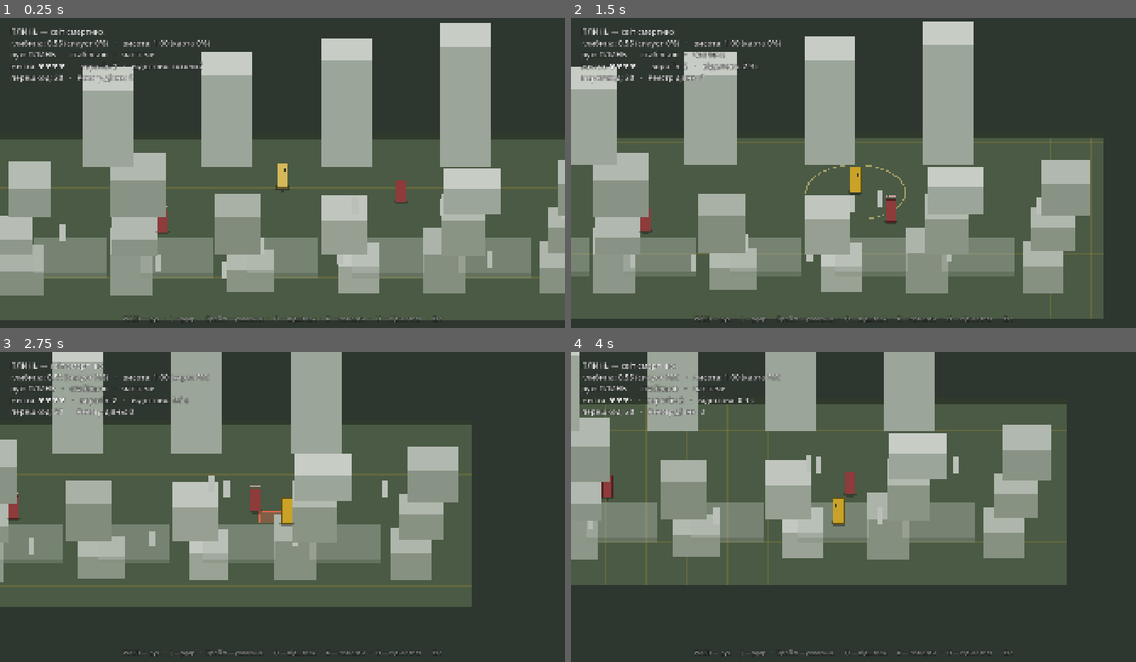
Above: before the commit, frames 1-4 (two rows, left to right).
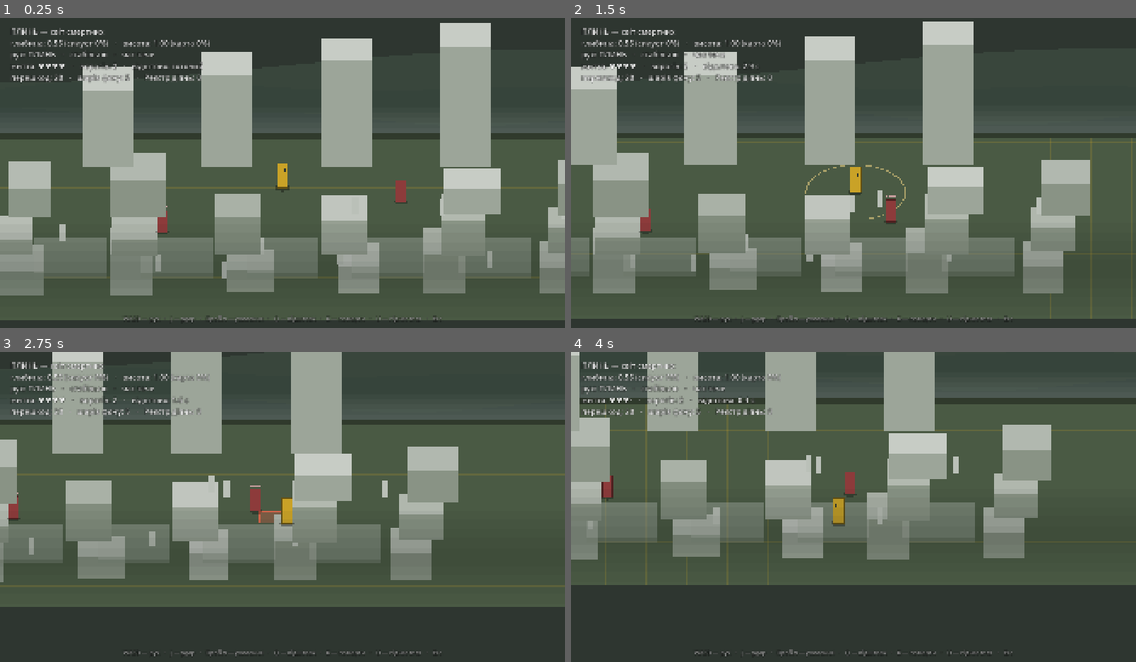
Above: after the commit, the same moments.

Repository: SupremeDragon/tryzna
Game: Godot game, scene res://scenes/main.tscn
Two runs of this game, one before a commit and one after it. Both use one fixed random seed, a clock stepped at 60 frames per second and the inputs below.
Inputs (mouse positions are in pixels of both pictures, inside the frame that each line leads up to):
- Up to frame 1 (0.25 s): no input
- Up to frame 2 (1.5 s): move the mouse to (977, 160) at 0.52 s; hold D (move_right) 0.53-1.28 s; tap Space (jump) at 0.6, 0.77, 1.07 s; click (977, 160) at 0.67 s; move the mouse to (740, 191) at 1.27 s; hold S (move_down) from 1.28 s (still down); tap Q (ability) at 1.35 s
- Up to frame 3 (2.75 s): tap Space (jump) at 1.52, 1.55, 1.82, 2.3 s; move the mouse to (339, 441) at 2.02 s; release S (move_down) at 2.03 s; hold D (move_right) from 2.03 s (still down); tap J (attack) at 2.1 s
- Up to frame 4 (4 s): move the mouse to (825, 575) at 2.77 s; release D (move_right) at 2.78 s; hold W (move_up) 2.78-3.53 s; tap E (interact) at 2.85 s; click (825, 575) at 2.92 s; tap Space (jump) at 3.02, 3.05, 3.32, 3.6, 3.77 s; move the mouse to (1023, 559) at 3.52 s; hold A (move_left) from 3.53 s (still down)

The runs differ from the first frame. In frame 1, 7.3% of the frame differs, in the area x 0-100%, y 17-88%; in frame 2, 10%; in frame 3, 15%, in the area x 0-100%, y 16-83%; in frame 4, 13%.

Commit message:
Паралакс у прототипі + еталони стилю в git
Паралакс на сірих смугах, щоб побачити ефект до генерації арту під нього.
Сила паралаксу різна в кожному світі, і це знову наша вісь:

- НИЦЬ — 5 шарів. Сайд-скрол, камера їздить горизонтально; саме для
  цього випадку паралакс і вигадали.
- ПЛИНЬ — 3 позаду + 1 попереду. У трьох чвертях далина лежить углиб,
  а не вбік, тому більше шарів не читається.
- ВИСІ — жодного, і це рішення. У карти немає глибини; щойно фон поїде
  повільніше, карта стане пейзажем.

Дефекти, знайдені на знімках і виправлені:
- пагорби заливали низ екрана, і крізь них проступав край плити землі —
  тепер закриваються на горизонті
- межа ходьби вужча за землю, щоб край плити не потрапляв у кадр
- гравець блимав на респауні (revive давав невразливість)
- заграва читалася смугою — тепер кілька вкладених смуг із мʼяким краєм

Еталони стилю перенесено в art_src/approved/ і додано в git: втратити
їх означало б втратити стиль. raw/ лишається поза git.

art_src/02-шари-фону.md — промпти на пласкі шари. Головне правило:
не можна попросити «шар 3 з 5 цієї сцени», кожен шар замовляється
окремою картинкою без перспективи.

Журнал: дві мої попередні оцінки виправлено після перегляду в повній
роздільності (камера в Плині нормальна, край плато вже наполовину камінь).

Co-Authored-By: Claude Opus 5 <noreply@anthropic.com>

Diff:
--- a/game/scenes/main.gd
+++ b/game/scenes/main.gd
@@ -66,6 +66,39 @@
 			0.0
 		)
 
+## Смуга заднього плану. Рухається повільніше за світ — і від цього світ
+## здається глибоким, хоча жодної глибини в ньому немає.
+##
+## `parallax`: 0 — шар приклеєний до камери (нескінченно далеко),
+##             1 — живе у світі нарівні з гравцем,
+##           >1 — ближче за гравця (передній план, летить назустріч).
+class Backdrop extends RefCounted:
+	enum Kind { HILLS, BARS, HAZE }
+
+	var parallax: float = 0.3
+	var kind: Kind = Kind.HILLS
+	var color: Color = Color.GRAY
+	var lift: float = 0.0        # на скільки підняти над горизонтом
+	var amplitude: float = 120.0 # висота горбів / довжина ґрат
+	var wavelength: float = 520.0
+	var phase: float = 0.0
+	var thickness: float = 90.0  # для HAZE: піврозмах смуги
+
+	func _init(
+		p_parallax: float, p_kind: Kind, p_color: Color,
+		p_lift: float, p_amplitude: float, p_wavelength: float, p_phase: float,
+		p_thickness: float = 90.0
+	) -> void:
+		parallax = p_parallax
+		kind = p_kind
+		color = p_color
+		lift = p_lift
+		amplitude = p_amplitude
+		wavelength = p_wavelength
+		phase = p_phase
+		thickness = p_thickness
+
+
 ## Культ Сліз. Одна атака, завжди з видимим замахом.
 class Enemy extends RefCounted:
 	var pos: Vector3 = Vector3.ZERO
@@ -94,6 +127,10 @@
 ## Ниць — вузький коридор, Висі — архіпелаг країв.
 var _plates: Array[Rect2] = []
 var _bounds: Rect2 = Rect2()
+
+## Куди можна ходити. Вужче за землю — щоб її край не потрапляв у кадр.
+var _walk_bounds: Rect2 = Rect2()
+var _backdrops: Array[Backdrop] = []
 var _solid_world: SolidWorld = SolidWorld.new()
 
 ## Розвʼязувач, що перехоплює керування посеред складання камери.
@@ -146,6 +183,7 @@
 	_wanderers.clear()
 	_plates.clear()
 	_enemies.clear()
+	_backdrops.clear()
 
 	var spawn: Vector3 = Vector3.ZERO
 	match mode:
@@ -157,6 +195,12 @@
 	for plate: Rect2 in _plates:
 		_bounds = _bounds.merge(plate)
 
+	var inset: float = minf(700.0, _bounds.size.x * 0.25)
+	_walk_bounds = Rect2(
+		_bounds.position.x + inset, _bounds.position.y,
+		_bounds.size.x - inset * 2.0, _bounds.size.y
+	)
+
 	_solid_world.clear()
 	for prop: Prop in _props:
 		if prop.solid:
@@ -166,6 +210,9 @@
 	_mover.position = spawn
 	_mover.velocity = Vector3.ZERO
 	_hero.revive()
+	# revive() дає невразливість, і на респауні це читається як «мене щойно
+	# вдарили». Поява у світі має бути тихою.
+	_hero.invuln_left = 0.0
 	_swing.cancel()
 	_camera.reset_smoothing()
 
@@ -175,7 +222,7 @@
 	var rng := RandomNumberGenerator.new()
 	rng.seed = 20260828
 
-	_plates.append(Rect2(-1600.0, -420.0, 3200.0, 1560.0))
+	_plates.append(Rect2(-2600.0, -420.0, 5200.0, 1560.0))
 
 	# Хати навколо майдану.
 	for i: int in range(6):
@@ -213,6 +260,21 @@
 			rng.randf_range(0.35, 0.8), rng.randf_range(0.0, TAU)
 		))
 
+	# ПЛИНЬ — паралакс помірний. У трьох чвертях камера ходить в обидва боки,
+	# і далина здебільшого лежить углиб, а не вбік. Три смуги позаду й одна
+	# попереду — цього досить, більше вже не читається.
+	_backdrops.append(Backdrop.new(0.12, Backdrop.Kind.HILLS,
+		Color("39463c"), 250.0, 190.0, 1500.0, 0.0))
+	_backdrops.append(Backdrop.new(0.28, Backdrop.Kind.HILLS,
+		Color("36443b"), 150.0, 140.0, 900.0, 1.7))
+	_backdrops.append(Backdrop.new(0.45, Backdrop.Kind.HILLS,
+		Color("33403a"), 60.0, 100.0, 640.0, 3.3))
+	_backdrops.append(Backdrop.new(0.62, Backdrop.Kind.HAZE,
+		Color(0.75, 0.79, 0.76, 0.20), 30.0, 0.0, 0.0, 0.0, 120.0))
+	# Передній план: летить швидше за гравця. Найдешевший спосіб додати обʼєм.
+	_backdrops.append(Backdrop.new(1.45, Backdrop.Kind.HAZE,
+		Color(0.10, 0.13, 0.11, 0.26), -620.0, 0.0, 0.0, 0.0, 220.0))
+
 	# Культ Сліз прийшов у Балку. Бій живе в Плині: у Ниці його майже немає,
 	# а у Висі немає взагалі — див. docs/03-геймплей.md.
 	_enemies.append(Enemy.new(Vector3(560.0, 120.0, 0.0)))
@@ -230,6 +292,21 @@
 	# Плита вузька: у профілі глибина все одно не видима, і рівень —
 	# це смуга, а не майдан. Гравець тут не блукає, він ІДЕ.
 	_plates.append(Rect2(-4200.0, -60.0, 8000.0, 120.0))
+
+	# НИЦЬ — паралакс тут працює на повну. Це сайд-скрол, камера їздить
+	# горизонтально, і саме для цього випадку паралакс і вигадали.
+	# Пʼять шарів: від ледь видимого відблиску в глибині до ґрат, що
+	# проносяться перед самим обличчям.
+	_backdrops.append(Backdrop.new(0.06, Backdrop.Kind.HAZE,
+		Color(0.52, 0.17, 0.13, 0.30), 210.0, 0.0, 0.0, 0.0, 190.0))
+	_backdrops.append(Backdrop.new(0.18, Backdrop.Kind.BARS,
+		Color("17181b"), 0.0, 900.0, 210.0, 0.0))
+	_backdrops.append(Backdrop.new(0.38, Backdrop.Kind.BARS,
+		Color("1d1e22"), 0.0, 760.0, 260.0, 1.1))
+	_backdrops.append(Backdrop.new(0.60, Backdrop.Kind.BARS,
+		Color("242529"), 0.0, 620.0, 330.0, 2.4))
+	_backdrops.append(Backdrop.new(1.60, Backdrop.Kind.BARS,
+		Color("0b0c0e"), 0.0, 1400.0, 780.0, 0.6))
 
 	# Ґрати: високі вузькі стовпи ПОЗАДУ гравця (відʼємна глибина, тому
 	# малюються першими). Не суцільні — у профілі їх нічим було б обійти,
@@ -277,6 +354,11 @@
 	_plates.append(Rect2(1250.0, -560.0, 900.0, 540.0))
 	_plates.append(Rect2(-1900.0, 1080.0, 1250.0, 520.0))
 	_plates.append(Rect2(1050.0, 940.0, 1000.0, 640.0))
+
+	# ВИСІ — паралаксу НЕМАЄ, і це не економія, а рішення.
+	# У карти немає глибини. Щойно задній план почне рухатися повільніше,
+	# карта перетвориться на пейзаж — а це рівно те, чого ми уникаємо.
+	# Порожнеча навколо плато мусить бути мертвою.
 
 	# Руїни Ладу: низькі уламки, розкидані без ладу. Іронія навмисна.
 	# Нічого не суцільне: за каноном у Висі взагалі не ходять (див.
@@ -542,6 +624,9 @@
 func _collapse() -> void:
 	Ledger.record(&"debug_collapse", "Знепритомніла в бою", [&"насильство"], 0.5)
 	_hero.revive()
+	# revive() дає невразливість, і на респауні це читається як «мене щойно
+	# вдарили». Поява у світі має бути тихою.
+	_hero.invuln_left = 0.0
 	_swing.cancel()
 	_mover.position = Vector3(0.0, 0.0, 0.0)
 	_mover.velocity = Vector3.ZERO
@@ -566,8 +651,8 @@
 
 
 func _clamp_to_world() -> void:
-	_mover.position.x = clampf(_mover.position.x, _bounds.position.x, _bounds.end.x)
-	_mover.position.y = clampf(_mover.position.y, _bounds.position.y, _bounds.end.y)
+	_mover.position.x = clampf(_mover.position.x, _walk_bounds.position.x, _walk_bounds.end.x)
+	_mover.position.y = clampf(_mover.position.y, _walk_bounds.position.y, _walk_bounds.end.y)
 
 
 func _update_hud() -> void:
@@ -582,14 +667,14 @@
 		if enemy.body.is_alive():
 			alive_enemies += 1
 
-	_hud.text = "%s\nглибина: %.2f (силует %.0f%%)   ·   висота: %.2f (карта %.0f%%)\nрух: %s   ·   %s   ·   %s\nжиття: %s   ·   ворогів: %d   ·   відштовх: %s\nперешкод: %d   ·   Реєстр діянь: %d" % [
+	_hud.text = "%s\nглибина: %.2f (силует %.0f%%)   ·   висота: %.2f (карта %.0f%%)\nрух: %s   ·   %s   ·   %s\nжиття: %s   ·   ворогів: %d   ·   відштовх: %s\nперешкод: %d   ·   шарів фону: %d   ·   Реєстр діянь: %d" % [
 		WorldMode.label(),
 		Projector.depth_scale, Projector.flatness() * 100.0,
 		Projector.height_scale, Projector.mapness() * 100.0,
 		WorldMode.solver().label(), state, clock,
 		hearts, alive_enemies,
 		"готовий" if _ability_cd <= 0.0 else "%.1f с" % _ability_cd,
-		_solid_world.count(), Ledger.count(),
+		_solid_world.count(), _backdrops.size(), Ledger.count(),
 	]
 
 
@@ -600,6 +685,7 @@
 	var mapn: float = Projector.mapness()
 
 	draw_rect(_visible_rect(), _sky)
+	_draw_backdrops(false)
 	for plate: Rect2 in _plates:
 		_draw_plate(plate, flat, mapn)
 
@@ -624,6 +710,9 @@
 			KIND_ENEMY: _draw_enemy(_enemies[int(entry.z)], flat, mapn)
 			KIND_PLAYER: _draw_player(flat, mapn)
 
+	# Передній план малюється ПІСЛЯ всіх тіл — він же попереду.
+	_draw_backdrops(true)
+
 	if _veil > 0.001:
 		draw_rect(_visible_rect(), Color(_veil_color, _veil))
 
@@ -682,6 +771,79 @@
 	# У момент удару — коротка яскрава спалахана по всій зоні.
 	if hot:
 		draw_rect(rect.grow(6.0), Color(Color.WHITE, 0.45), false, 3.0)
+
+
+## `foreground`: false — усе, що позаду світу; true — те, що попереду нього.
+func _draw_backdrops(foreground: bool) -> void:
+	if _backdrops.is_empty():
+		return
+	var view: Rect2 = _visible_rect()
+	var horizon: float = Projector.project(Vector3(0.0, _bounds.position.y, 0.0)).y
+
+	for layer: Backdrop in _backdrops:
+		if (layer.parallax > 1.0) != foreground:
+			continue
+		# Ось і весь паралакс: шар зміщується назустріч камері тим сильніше,
+		# чим він далі. На екрані це читається як рух із різною швидкістю.
+		var shift: float = _camera.position.x * (1.0 - layer.parallax)
+		var baseline: float = horizon - layer.lift
+
+		match layer.kind:
+			Backdrop.Kind.HILLS:
+				draw_colored_polygon(
+					_hill_polygon(view, shift, baseline, layer), layer.color
+				)
+			Backdrop.Kind.BARS:
+				_draw_bars(view, shift, baseline, layer)
+			Backdrop.Kind.HAZE:
+				# Кілька вкладених смуг замість однієї: край розмивається,
+				# і заграва перестає читатися як намальована лінійкою.
+				var bands: int = 5
+				for band: int in range(bands):
+					var k: float = float(band + 1) / float(bands)
+					var half: float = layer.thickness * k
+					draw_rect(
+						Rect2(Vector2(view.position.x, baseline - half),
+							Vector2(view.size.x, half * 2.0)),
+						Color(layer.color, layer.color.a / float(bands))
+					)
+
+
+func _hill_polygon(view: Rect2, shift: float, baseline: float, layer: Backdrop) -> PackedVector2Array:
+	var points := PackedVector2Array()
+	var step: float = 26.0
+	var x: float = view.position.x
+	while x <= view.end.x:
+		var local: float = x - shift
+		var wave: float = sin(local / layer.wavelength + layer.phase) * 0.6 \
+			+ sin(local / (layer.wavelength * 0.41) + layer.phase * 2.3) * 0.4
+		points.append(Vector2(x, baseline - layer.amplitude * (wave * 0.5 + 0.5)))
+		x += step
+	# Дно пагорбів — сам горизонт. Далина не має права опускатися нижче
+	# за землю: інакше вона заливає низ екрана й з-під неї видно край плити.
+	points.append(Vector2(view.end.x, baseline + layer.lift))
+	points.append(Vector2(view.position.x, baseline + layer.lift))
+	return points
+
+
+func _draw_bars(view: Rect2, shift: float, baseline: float, layer: Backdrop) -> void:
+	var spacing: float = layer.wavelength
+	var index: int = int(floor((view.position.x - shift) / spacing)) - 1
+	var width: float = spacing * 0.26
+	while true:
+		var local: float = float(index) * spacing
+		var x: float = local + shift
+		if x > view.end.x + spacing:
+			break
+		# Детермінована «випадковість»: висота залежить від номера ґрати,
+		# тож шар виглядає однаково при кожному кадрі й кожному запуску.
+		var jitter: float = abs(sin(float(index) * 12.9898 + layer.phase))
+		var height: float = layer.amplitude * (0.45 + jitter * 0.55)
+		draw_rect(
+			Rect2(Vector2(x - width * 0.5, baseline - height), Vector2(width, height)),
+			layer.color
+		)
+		index += 1
 
 
 func _draw_plate(plate: Rect2, flat: float, mapn: float) -> void:
--- a/game/tests/capture_shots.gd
+++ b/game/tests/capture_shots.gd
@@ -55,6 +55,7 @@
 			printerr("не вдалося зберегти %s (код %d)" % [path, err])
 
 	await _capture_combat(dir)
+	await _capture_parallax(dir)
 
 	print("\nЗнімки: %s" % dir)
 	get_tree().quit(0)
@@ -101,3 +102,37 @@
 	var path: String = dir.path_join("8-combat.png")
 	if image.save_png(path) == OK:
 		print("знято: %-12s  %s" % ["8-combat", "бій — замах ворога" if found else "бій"])
+
+
+## Паралакс на одному кадрі не видно. Тому знімаємо ту саму сцену двічі,
+## зсунувши камеру: якщо шари поїхали з різною швидкістю — воно працює.
+func _capture_parallax(dir: String) -> void:
+	var cam: Camera2D = _main.get_node("Camera2D") as Camera2D
+	cam.position_smoothing_enabled = false
+
+	for world: Dictionary in [
+		{"mode": 2, "name": "nyts", "from": -3000.0, "step": 900.0, "zoom": 0.9},
+		{"mode": 1, "name": "plyn", "from": -700.0, "step": 900.0, "zoom": 0.72},
+	]:
+		var mode: int = int(world["mode"])
+		WorldMode.set_mode(mode as WorldMode.Mode)
+		_main.call("_load_world", mode)
+		_main.call("_refresh_hint")
+		_main.call("_blend_palette", 1.0, mode)
+		Projector.depth_scale = float(WorldMode.DEPTH_FOR[mode])
+		Projector.height_scale = float(WorldMode.HEIGHT_FOR[mode])
+		cam.zoom = Vector2.ONE * float(world["zoom"])
+
+		var mover: RefCounted = _main.get("_mover") as RefCounted
+		for shot: int in range(2):
+			var x: float = float(world["from"]) + float(shot) * float(world["step"])
+			mover.set("position", Vector3(x, 0.0, 0.0))
+			mover.set("velocity", Vector3.ZERO)
+			for _i: int in range(4):
+				await get_tree().physics_frame
+			await RenderingServer.frame_post_draw
+
+			var image: Image = get_viewport().get_texture().get_image()
+			var name: String = "9-parallax-%s-%d.png" % [world["name"], shot + 1]
+			if image.save_png(dir.path_join(name)) == OK:
+				print("знято: %-22s  камера x=%.0f" % [name, x])
Not shown, changed: .gitignore
Not shown, changed: art_src/00-журнал.md
Not shown, added: art_src/02-шари-фону.md
Not shown, added: art_src/approved/item_ref_jug_v01.jpg
Not shown, added: art_src/approved/nyts_ref_layer1_v01.jpg
Not shown, added: art_src/approved/plyn_ref_balka_v01.jpg
Not shown, added: art_src/approved/vys_ref_kray_v01.jpg
